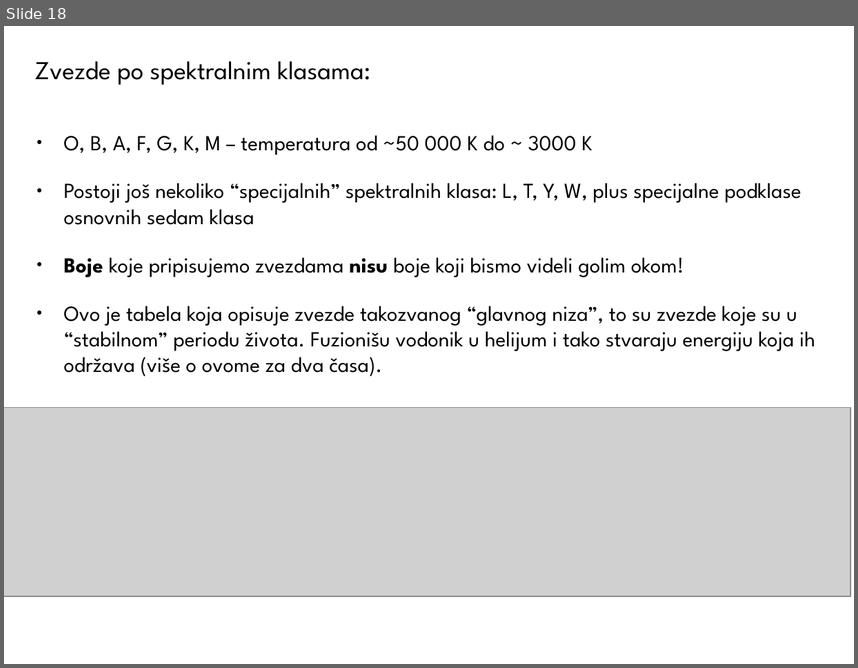
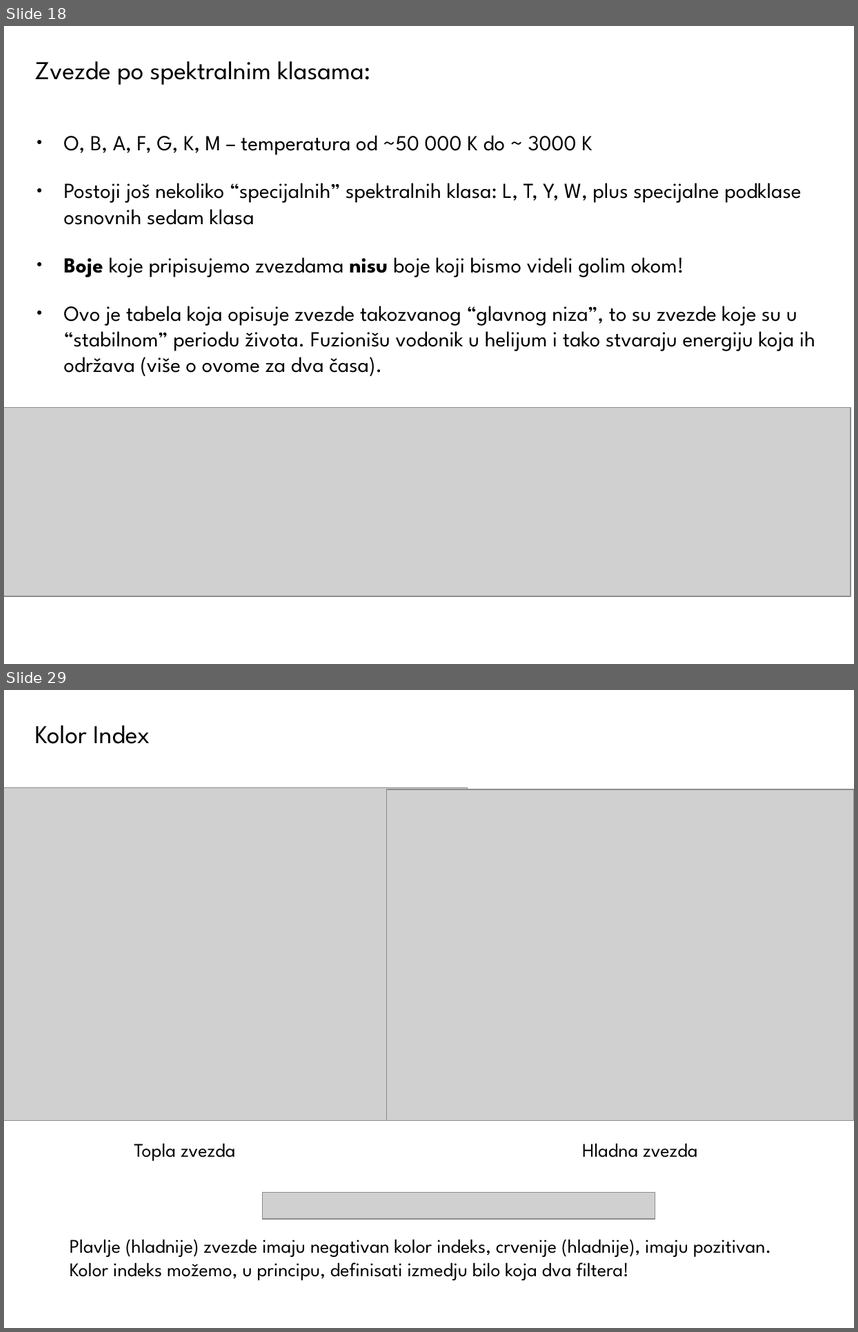
Before and after one commit to ivanzmilic/OPA22, a slide deck: Predavanje_07_Zracenje_Zvezda.odp. Shown one above the other, each under a label of ours: slide 18 before the commit, slides 18 and 29 after it; the slides between them are not shown. The pictures are 858x668 and 858x1332 pixels, drawn with LibreOffice and Linux fonts; fonts in the diff are those of the drawing; grey boxes stand for pictures. Boxes give left, top, right and bottom in pixels: in the first picture for what was removed or moved away, otherwise in the second. Text is boxed around its words. In the diff, an @@ line names an element or a change of style, - is before the commit and + after.

```diff
--- a/Predavanje_07_Zracenje_Zvezda.odp
+++ b/Predavanje_07_Zracenje_Zvezda.odp
@@ slide 29 added at <box>4,690,854,1328</box>, background #FFFFFF @@
@@ title added at <box>35,725,150,744</box>, 24 pt, text #000000 @@
+Kolor Index
@@ picture added at <box>4,788,468,1121</box> @@
@@ picture added at <box>387,789,854,1121</box> @@
@@ text added at <box>134,1143,235,1161</box>, 18 pt, text #000000 @@
+Topla zvezda
@@ text added at <box>582,1143,697,1157</box>, 18 pt, text #000000 @@
+Hladna zvezda
@@ picture added at <box>263,1192,655,1219</box> @@
@@ text added at <box>70,1239,771,1280</box>, 18 pt, text #000000 @@
+Plavlje (hladnije) zvezde imaju negativan kolor indeks, crvenije (hladnije), imaju pozitivan. Kolor indeks možemo, u principu, definisati izmedju bilo koja dva filtera!
```
Also in this commit, not shown: 1 slide changed, 10 other slides added.
